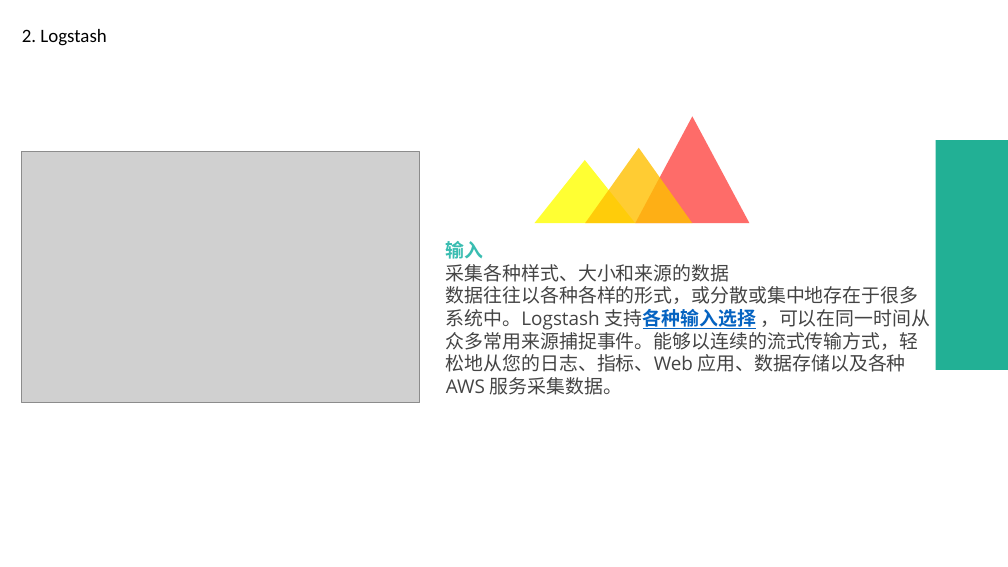
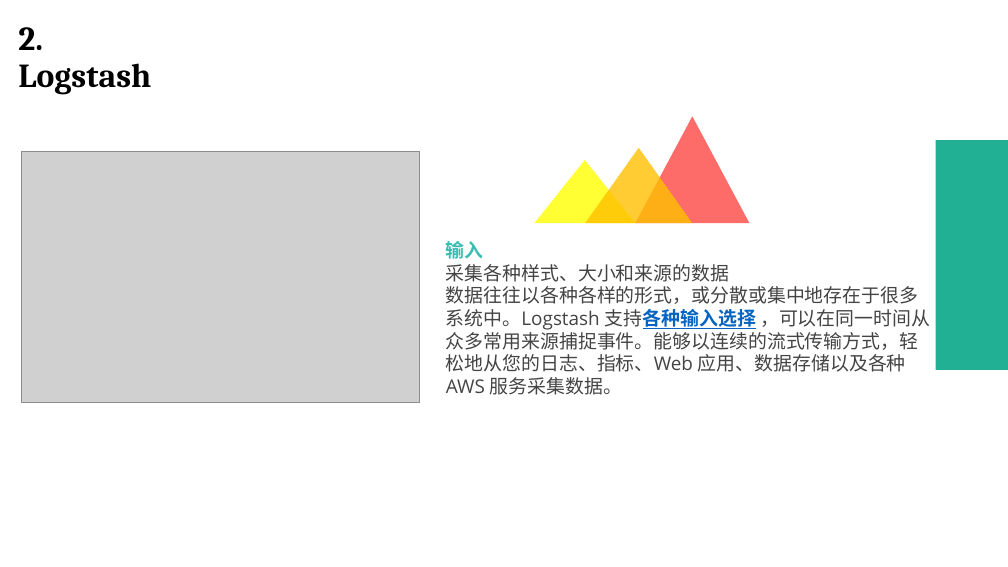
Before and after one commit to 1991lin/Documents, a slide deck: slide 9 of ELK.pptx. Drawn at 1008x567 pixels with LibreOffice and Linux fonts; fonts in the diff are those of the drawing; grey boxes stand for pictures. Boxes give left, top, right and bottom in pixels: in the first picture for what was removed or moved away, otherwise in the second. Text is boxed around its words. In the diff, an @@ line names an element or a change of style, - is before the commit and + after.

```diff
--- a/ELK.pptx
+++ b/ELK.pptx
@@ text "2. Logstash" at [18, 27, 151, 95]: size 18 to 32 pt, font Calibri to Cambria, bold on; line spacing 1 to 0.9 @@
```
Also in this commit, not shown: 16 other slides changed.
